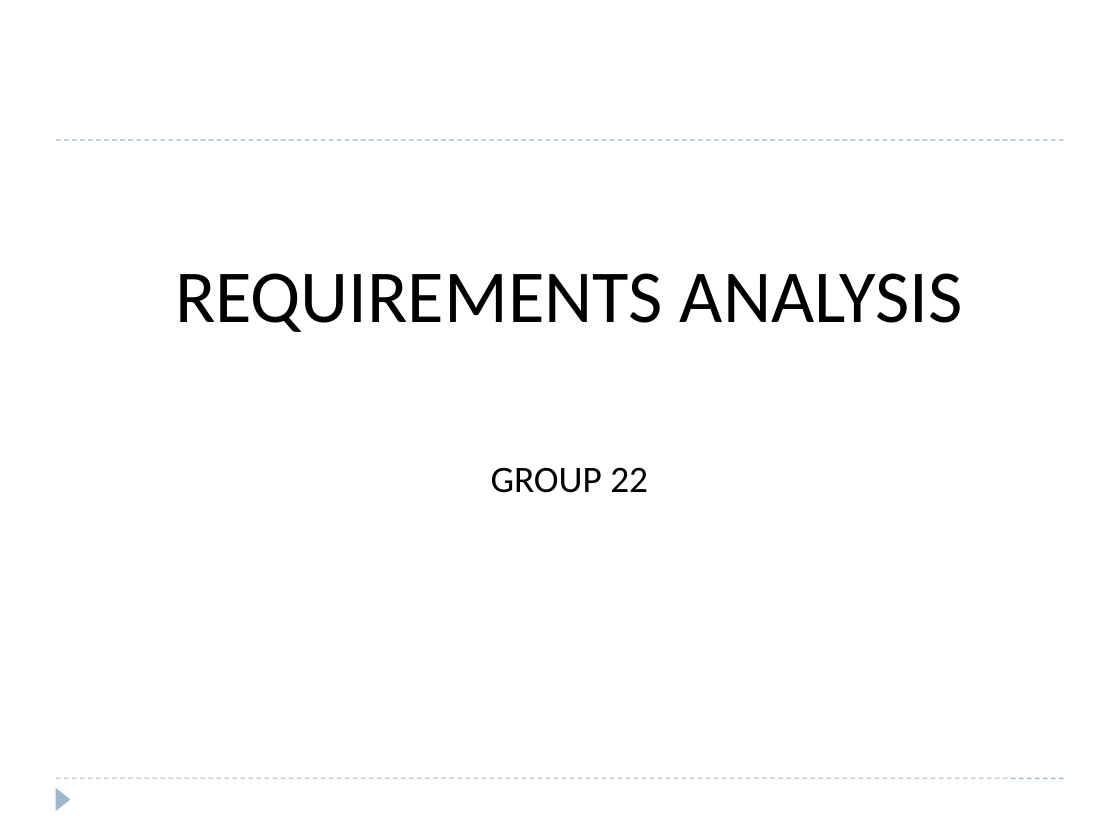
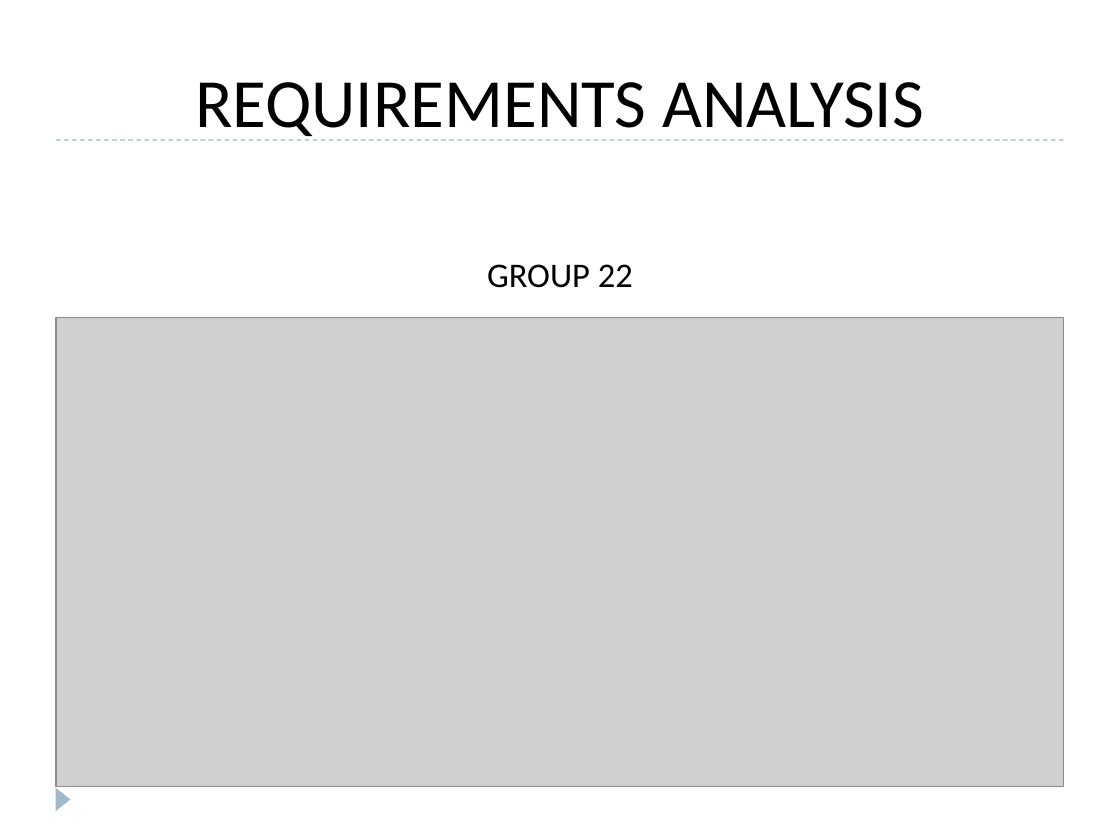
Before and after one commit to JIM440/CEF440-group-22, a slide deck: slide 1 of Task 3/GROUP_22.pptx. Drawn at 1120x840 pixels with LibreOffice and Linux fonts; fonts in the diff are those of the drawing; grey boxes stand for pictures. Boxes give left, top, right and bottom in pixels: in the first picture for what was removed or moved away, otherwise in the second. Text is boxed around its words. In the diff, an @@ line names an element or a change of style, - is before the commit and + after.

```diff
--- a/Task 3/GROUP_22.pptx
+++ b/Task 3/GROUP_22.pptx
@@ text "REQUIREMENTS ANALYSIS": place and size @@
-text "REQUIREMENTS ANALYSIS" at bbox=[175, 273, 963, 493]
+text "REQUIREMENTS ANALYSIS" at bbox=[195, 82, 924, 288]
@@ text "REQUIREMENTS ANALYSIS" at bbox=[195, 82, 924, 288]: size 48 to 44.4 pt in "REQUIREMENTS ANALYSIS"; size 24 to 22.2 pt in "GROUP 22" @@
@@ picture added at bbox=[56, 318, 1064, 787] @@
```
Also in this commit, not shown: 4 other slides changed, 9 slides added.
